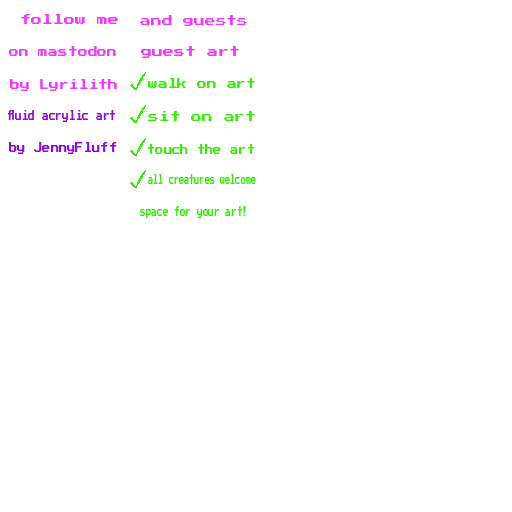
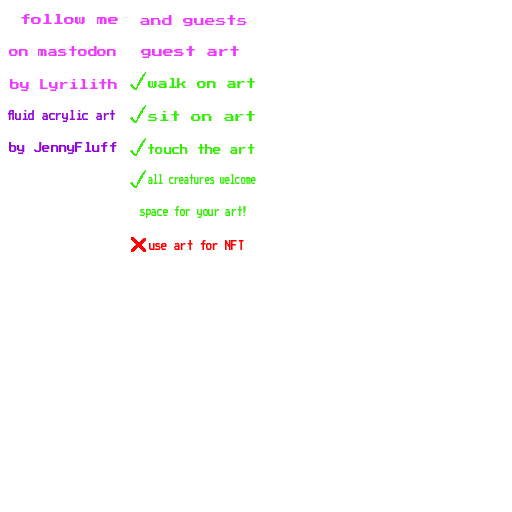
The second 512×512 image is a revision of the first. Changes to its layers:
added layer "canvas.png #13" above "canvas.png #11" over 131, 237, 244, 252
